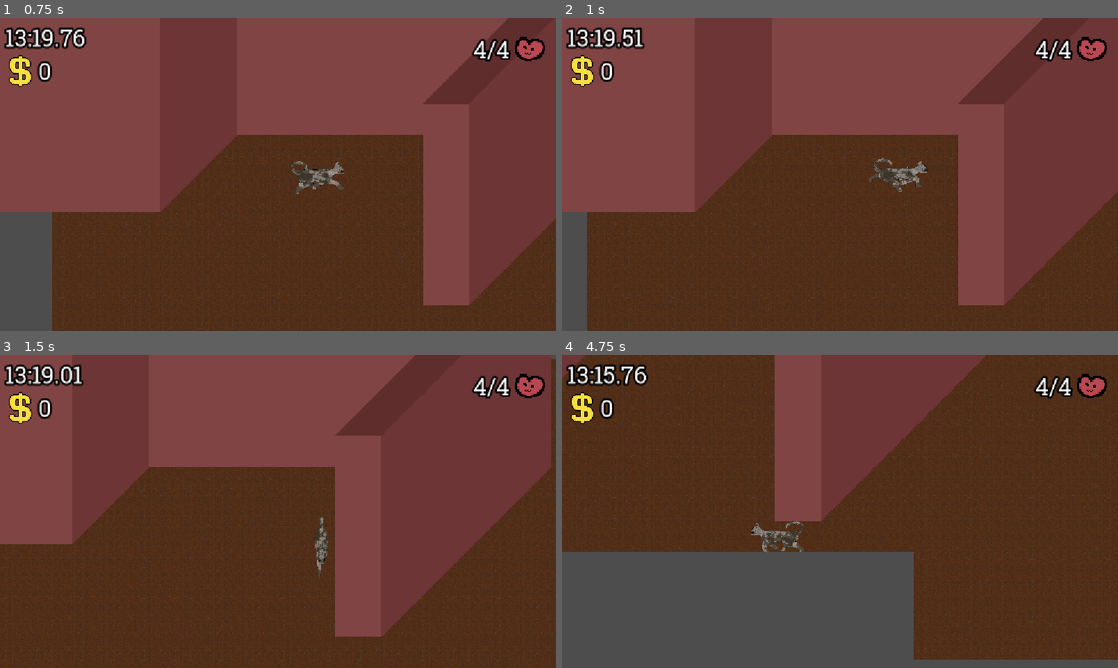
Above: before the commit, frames 1-4 (two rows, left to right).
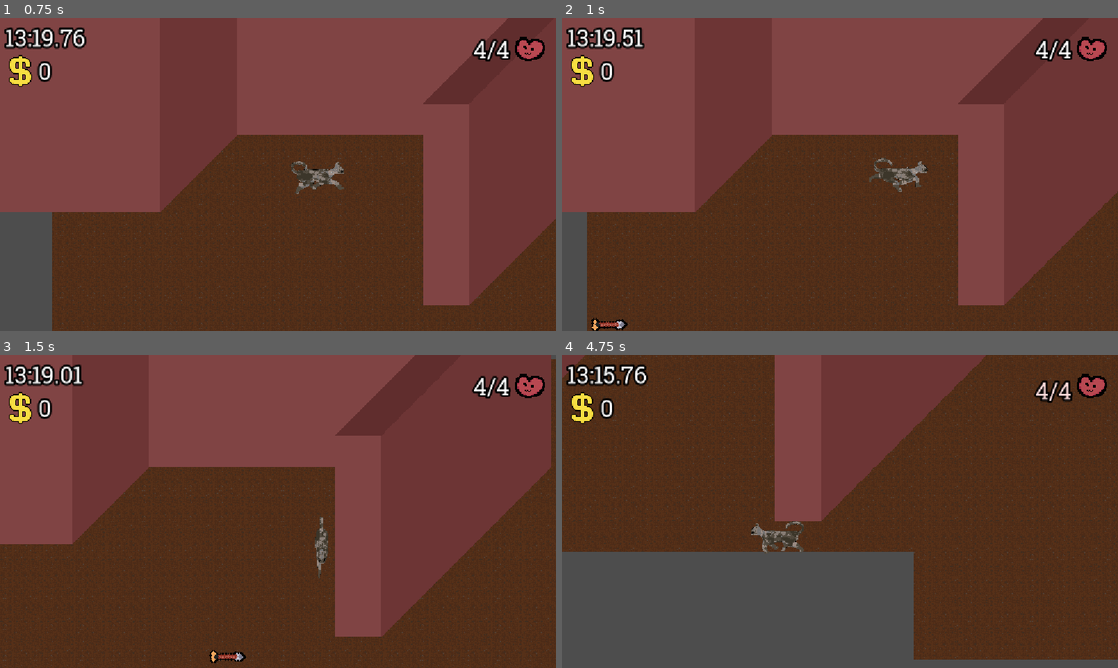
Above: after the commit, the same moments.

Repository: Emarald64/ancient-game-jam
Game: Godot game, scene res://source/main.tscn
Two runs of this game, one before a commit and one after it. Both use one fixed random seed, a clock stepped at 60 frames per second and the inputs below.
Inputs:
- Up to frame 1 (0.75 s): tap Enter at 0.5 s; hold D (move_right) from 0.53 s (still down)
- Up to frame 2 (1 s): keep holding D (move_right)
- Up to frame 3 (1.5 s): release D (move_right) at 1.28 s; hold S (move_down) from 1.28 s (still down)
- Up to frame 4 (4.75 s): release S (move_down) at 2.03 s; hold D (move_right) 2.03-2.78 s; hold W (move_up) 2.78-3.53 s; hold A (move_left) from 3.53 s (still down)

Frame 1 is identical in both runs. In frame 2, 0.2% of the frame differs, in the area x 5-12%, y 95-100%; in frame 3, 0.2%; in frame 4, 0.4%, in the area x 84-92%, y 6-16%.

Commit message:
Added damage and arrow spawner

Diff:
--- a/project.godot
+++ b/project.godot
@@ -74,6 +74,7 @@
 
 2d_physics/layer_1="wall"
 2d_physics/layer_2="pickup"
+2d_physics/layer_3="damage"
 
 [physics]
 
--- /dev/null
+++ b/source/arrow.gd
@@ -0,0 +1,11 @@
+extends Area2D
+
+@export var velocity:Vector2=Vector2(1000,0)
+@export var time_limit:=1.0
+var age:=0.0
+
+func _physics_process(delta: float) -> void:
+	position+=velocity*delta
+	age+=delta
+	if age>time_limit:
+		queue_free()
--- /dev/null
+++ b/source/arrow.tscn
@@ -0,0 +1,24 @@
+[gd_scene format=3 uid="uid://dner46b8sxvnu"]
+
+[ext_resource type="Texture2D" uid="uid://b62lmow2kdj7s" path="res://arte/arrow.png" id="1_j5f05"]
+[ext_resource type="Script" uid="uid://bqmqwvfvgh234" path="res://source/arrow.gd" id="1_ytg3r"]
+
+[sub_resource type="RectangleShape2D" id="RectangleShape2D_a6585"]
+size = Vector2(15, 4)
+
+[node name="Arrow" type="Area2D" unique_id=69683953]
+texture_filter = 1
+scale = Vector2(4, 4)
+collision_layer = 4
+collision_mask = 0
+script = ExtResource("1_ytg3r")
+metadata/remove_on_hit = true
+metadata/damage = 1
+
+[node name="Sprite2D" type="Sprite2D" parent="." unique_id=165790948]
+rotation = 0.7853982
+texture = ExtResource("1_j5f05")
+
+[node name="CollisionShape2D" type="CollisionShape2D" parent="." unique_id=1604702037]
+position = Vector2(1.5, 0)
+shape = SubResource("RectangleShape2D_a6585")
--- /dev/null
+++ b/source/arrow_spawner.gd
@@ -0,0 +1,15 @@
+extends Node2D
+
+@export var arrow_cooldown:=1.0
+@export var arrow_scene:PackedScene
+@export var arrow_velocity:=Vector2(1000,0)
+@export var arrow_lifetime:=1.0
+
+func _ready() -> void:
+	$Timer.wait_time=arrow_cooldown
+
+func shoot_arrow() -> void:
+	var arrow=arrow_scene.instantiate()
+	arrow.velocity=arrow_velocity
+	arrow.time_limit=arrow_lifetime
+	add_child(arrow)
--- /dev/null
+++ b/source/arrow_spawner.tscn
@@ -0,0 +1,13 @@
+[gd_scene format=3 uid="uid://du3t3pukavbvk"]
+
+[ext_resource type="Script" uid="uid://iq8fujmhr2a6" path="res://source/arrow_spawner.gd" id="1_g84ck"]
+[ext_resource type="PackedScene" uid="uid://dner46b8sxvnu" path="res://source/arrow.tscn" id="2_qgvqi"]
+
+[node name="ArrowSpawner" type="Node2D" unique_id=758422277]
+script = ExtResource("1_g84ck")
+arrow_scene = ExtResource("2_qgvqi")
+
+[node name="Timer" type="Timer" parent="." unique_id=740319772]
+autostart = true
+
+[connection signal="timeout" from="Timer" to="." method="shoot_arrow"]
--- a/source/main.gd
+++ b/source/main.gd
@@ -4,6 +4,7 @@
 @onready var player=%Player
 @onready var death_screen=%DeathScreen
 @onready var screen_wipe=%ScreenWipe
+@onready var game_timer=%GameTimer
 
 func _ready() -> void:
 	Globals.main=self
@@ -13,3 +14,7 @@
 		Globals.restarting=false
 		await get_tree().process_frame
 		RenderingServer.set_default_clear_color(Color("4d4d4d"))
+	start_game()
+
+func start_game():
+	game_timer.running=true
--- a/source/main.tscn
+++ b/source/main.tscn
@@ -12,6 +12,7 @@
 [ext_resource type="Script" uid="uid://bjl68sof7gcws" path="res://source/pickups/money_pickup.gd" id="6_s8x7u"]
 [ext_resource type="PackedScene" uid="uid://dyaer2q370u5u" path="res://source/ui/screen_wipe.tscn" id="7_d5d55"]
 [ext_resource type="PackedScene" uid="uid://c00mqs60qi573" path="res://source/pickups/coin.tscn" id="8_rewae"]
+[ext_resource type="PackedScene" uid="uid://du3t3pukavbvk" path="res://source/arrow_spawner.tscn" id="13_lnbay"]
 
 [node name="Main" type="Node2D" unique_id=1110147883]
 script = ExtResource("1_2uit2")
@@ -62,6 +63,7 @@
 offset_bottom = 142.0
 
 [node name="GameTimer" parent="UILayer/VBoxContainer" unique_id=926535582 instance=ExtResource("2_62cc7")]
+unique_name_in_owner = true
 layout_mode = 2
 text = "1:00.00"
 
@@ -93,6 +95,9 @@
 tile_map_data = PackedByteArray("AAAAAAAAAAAEAAEAAAAAAAEAAAAEAAEAAAAAAAIAAAAEAAEAAAAAAAMAAAAEAAEAAAAAAAQAAAAEAAEAAAAAAA …(20848 unchanged characters)…
 tile_set = ExtResource("3_caq8k")
 
+[node name="ArrowSpawner" parent="." unique_id=758422277 instance=ExtResource("13_lnbay")]
+position = Vector2(45, 617)
+
 [connection signal="collected_money" from="Player" to="UILayer/VBoxContainer/MoneyCounter" method="add_money"]
 [connection signal="time_up" from="UILayer/VBoxContainer/GameTimer" to="UILayer/TimeOutAnimation" method="play"]
 [connection signal="time_up" from="UILayer/VBoxContainer/GameTimer" to="Player" method="die" binds= [false]]
--- a/source/player.gd
+++ b/source/player.gd
@@ -5,14 +5,14 @@
 var curAnim : int = 0
 const DAMAGE_TYPE=Globals.DAMAGE_TYPE
 
-var health:=5
-var is_dying:=false
+var health:=4
+var dying:=false
 @export var main:Main
 @export var health_counter:HealthCounter
 signal collected_money(amount:int)
 
 func _physics_process(_delta: float) -> void:
-	if not is_dying:
+	if not dying:
 		var movement=Input.get_vector("move_left","move_right","move_up","move_down")
 		SpriteDirectionDecider(movement)
 
@@ -77,11 +77,18 @@
 	update_health()
 
 func die(display_death_screen:=true,damage_type:=DAMAGE_TYPE.unknown):
-	is_dying=true
+	dying=true
 	health=0
 	update_health()
 	if display_death_screen:
-		main.dealth_screen.appear(damage_type)
+		main.death_screen.appear(damage_type)
 
 func update_health():
 	health_counter.update_health(health)
+
+func hit(area:Area2D):
+	if not dying:
+		var damage=area.get_meta("damage",1)
+		hurt(damage)
+		if area.get_meta("remove_on_hit",false):
+			area.queue_free()
--- a/source/player.tscn
+++ b/source/player.tscn
@@ -29,4 +29,13 @@
 visible = false
 shape = SubResource("RectangleShape2D_mgyxd")
 
+[node name="HurtBox" type="Area2D" parent="." unique_id=897092224]
+collision_layer = 0
+collision_mask = 4
+
+[node name="CollisionShape2D" type="CollisionShape2D" parent="HurtBox" unique_id=1156779520]
+visible = false
+shape = SubResource("RectangleShape2D_a6585")
+
 [connection signal="area_entered" from="Pickup" to="." method="_on_pickup"]
+[connection signal="area_entered" from="HurtBox" to="." method="hit"]
--- a/source/ui/game_timer.gd
+++ b/source/ui/game_timer.gd
@@ -4,26 +4,28 @@
 @export var time_left:=1.0
 const START_FLASING:=15
 var sent_time_up:=false
+var running:=false
 
 signal time_up
 
 # Called every frame. 'delta' is the elapsed time since the previous frame.
 func _process(delta: float) -> void:
-	if time_startup>0:
-		time_startup-=delta
-	else:
-		time_left-=delta
-	#@warning_ignore("narrowing_conversion")
-	text=format_time(maxi(int(time_left*1000),0))
-	var flash_progress:=0.0
-	if time_left<START_FLASING:
-		flash_progress=sin((((START_FLASING-time_left)/2)**2)*3)
-	if time_left<=0:
-		flash_progress=1.0
-		if not sent_time_up:
-			time_up.emit()
-			sent_time_up=true
-	modulate=Color(1,1-flash_progress,1-flash_progress)
+	if running:
+		if time_startup>0:
+			time_startup-=delta
+		else:
+			time_left-=delta
+		#@warning_ignore("narrowing_conversion")
+		text=format_time(maxi(int(time_left*1000),0))
+		var flash_progress:=0.0
+		if time_left<START_FLASING:
+			flash_progress=sin((((START_FLASING-time_left)/2)**2)*3)
+		if time_left<=0:
+			flash_progress=1.0
+			if not sent_time_up:
+				time_up.emit()
+				sent_time_up=true
+		modulate=Color(1,1-flash_progress,1-flash_progress)
 
 static func format_time(time_ms:int)->String:
 	@warning_ignore_start("integer_division")
Binary file added: arte/arrow.png
Not shown, added: arte/arrow.png.import
Not shown, added: source/arrow.gd.uid
Not shown, added: source/arrow_spawner.gd.uid
Not shown, added: arte/arrow.png.pxo
